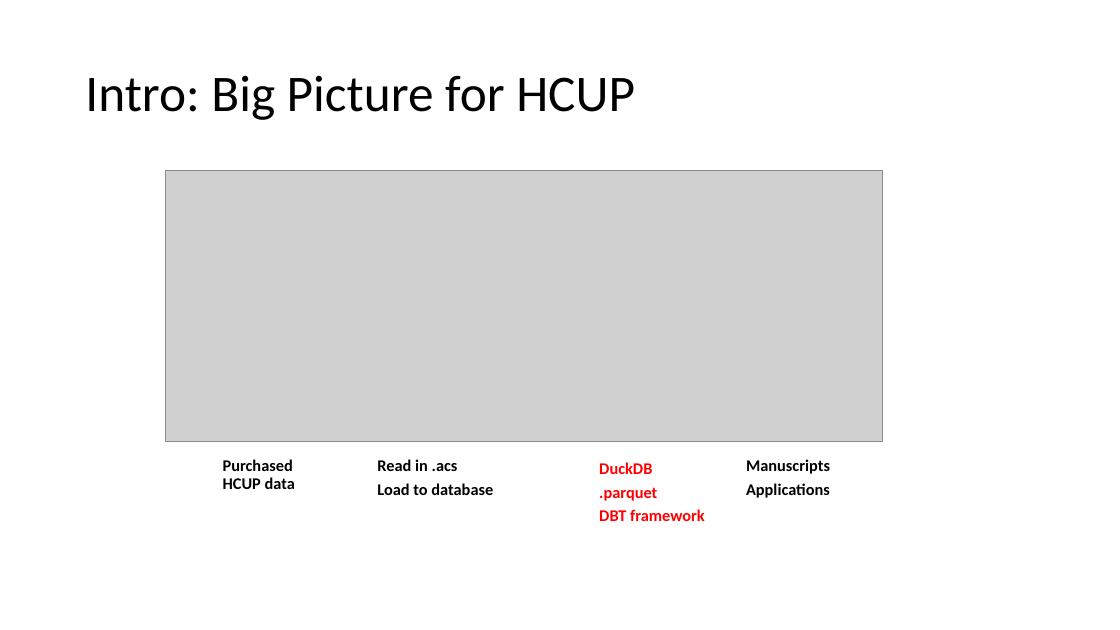
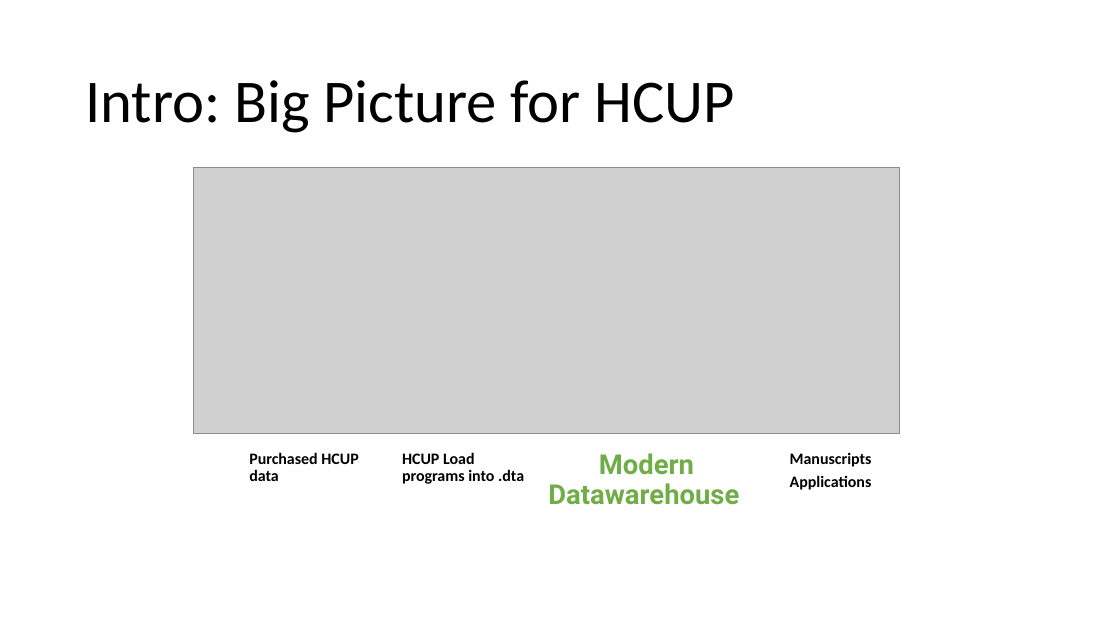
Before and after one commit to federman/hcup-extraction-loading, a slide deck: slide 9 of documents/presentations/2023-04-12 Weekly forum RL.pptx (slide 12 before the commit). Drawn at 1120x630 pixels with LibreOffice and Linux fonts; fonts in the diff are those of the drawing; grey boxes stand for pictures. Boxes give left, top, right and bottom in pixels: in the first picture for what was removed or moved away, otherwise in the second. Text is boxed around its words. In the diff, an @@ line names an element or a change of style, - is before the commit and + after.

```diff
--- a/documents/presentations/2023-04-12 Weekly forum RL.pptx
+++ b/documents/presentations/2023-04-12 Weekly forum RL.pptx
@@ title "Intro: Big Picture for HCUP" at <box>85,80,734,133</box>: size 44 to 52 pt @@
@@ picture: place and size @@
-picture at <box>166,171,882,441</box>
+picture at <box>193,168,900,434</box>
@@ text "Purchased HCUP data": place and size @@
-text "Purchased HCUP data" at <box>223,459,295,489</box>
+text "Purchased HCUP data" at <box>249,452,358,481</box>
@@ text "Purchased HCUP data" at <box>249,452,358,481</box>: size 14 to 13.7 pt; indent changed @@
@@ text "Manuscripts" at <box>790,453,872,490</box>: size 14 to 13.7 pt; indent changed @@
@@ text "Manuscripts": place and size @@
-text "Manuscripts" at <box>746,459,830,498</box>
+text "Manuscripts" at <box>790,453,872,490</box>
@@ text at <box>402,452,524,484</box>: text changed; size 14 to 13.7 pt @@
-  Read in .acs
-  Load to database
+  HCUP Load programs into .dta
@@ text at <box>548,453,739,505</box>: text changed; size 14 to 23.5 pt; font Calibri to Roboto; text colour #FF0000 to #70AD47 @@
-  DuckDB
-  .parquet
-  DBT framework
+Modern Datawarehouse
```
Also in this commit, not shown: 3 other slides changed, 14 slides added, 4 slides removed.
